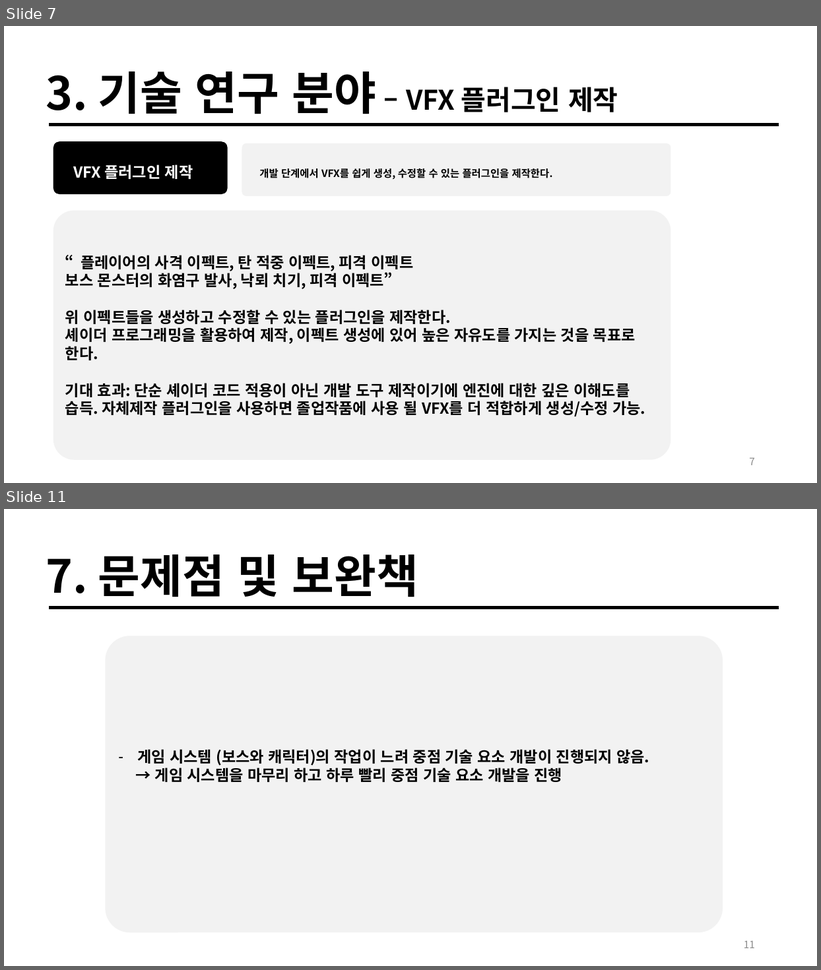
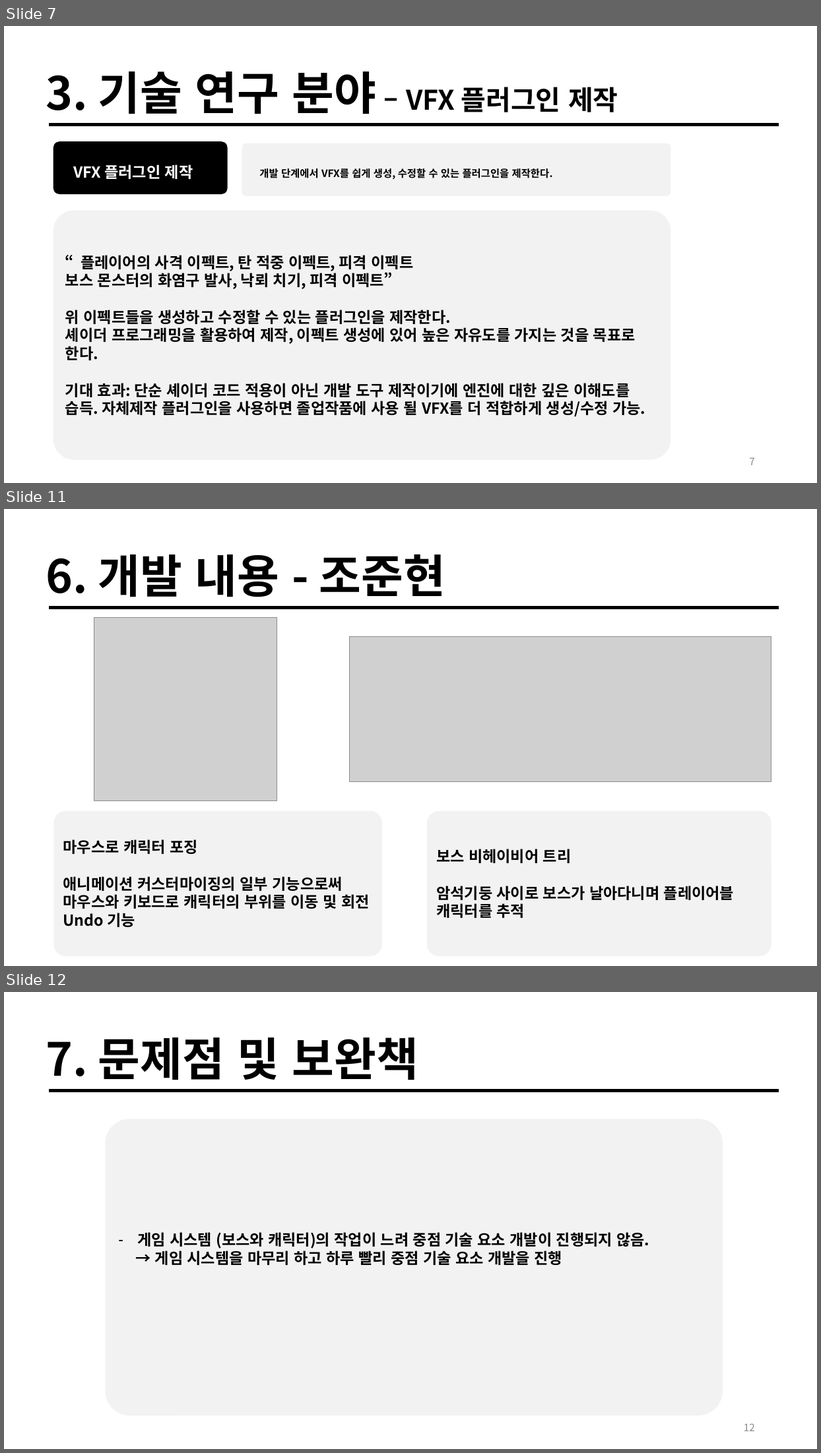
Before and after one commit to taeho-choi/wire-hunter, a slide deck: 문서/기획/중간발표자료.pptx. Shown one above the other, each under a label of ours: slides 7 and 11 before the commit, slides 7, 11 and 12 after it; the slides between them are not shown. The pictures are 821x970 and 821x1453 pixels, drawn with LibreOffice and Linux fonts; fonts in the diff are those of the drawing; grey boxes stand for pictures. Boxes give left, top, right and bottom in pixels: in the first picture for what was removed or moved away, otherwise in the second. Text is boxed around its words. In the diff, an @@ line names an element or a change of style, - is before the commit and + after.

```diff
--- a/문서/기획/중간발표자료.pptx
+++ b/문서/기획/중간발표자료.pptx
@@ slide 11 added at (x1=4, y1=509, x2=817, y2=966), background #FFFFFF @@
@@ text added at (x1=46, y1=554, x2=446, y2=597), 54 pt, text #000000, bold @@
+6. 개발 내용 - 조준현
@@ line added from (49, 608) to (780, 608), #000000 4 pt @@
@@ picture added at (x1=94, y1=618, x2=277, y2=801) @@
@@ picture added at (x1=349, y1=636, x2=772, y2=782) @@
@@ rounded rectangle added at (x1=54, y1=811, x2=383, y2=956), fill #F2F2F2, 18 pt, text #000000, bold @@
+마우스로 캐릭터 포징
+애니메이션 커스터마이징의 일부 기능으로써 마우스와 키보드로 캐릭터의 부위를 이동 및 회전
+Undo 기능
@@ rounded rectangle added at (x1=427, y1=811, x2=772, y2=956), fill #F2F2F2, 18 pt, text #000000, bold @@
+보스 비헤이비어 트리
+암석기둥 사이로 보스가 날아다니며 플레이어블 캐릭터를 추적
@@ what was slide 11 is now slide 12 @@
@@ page number at (x1=744, y1=1424, x2=755, y2=1432): text changed @@
-11
+12
```
Also in this commit, not shown: 5 slides changed, 59 other files.
